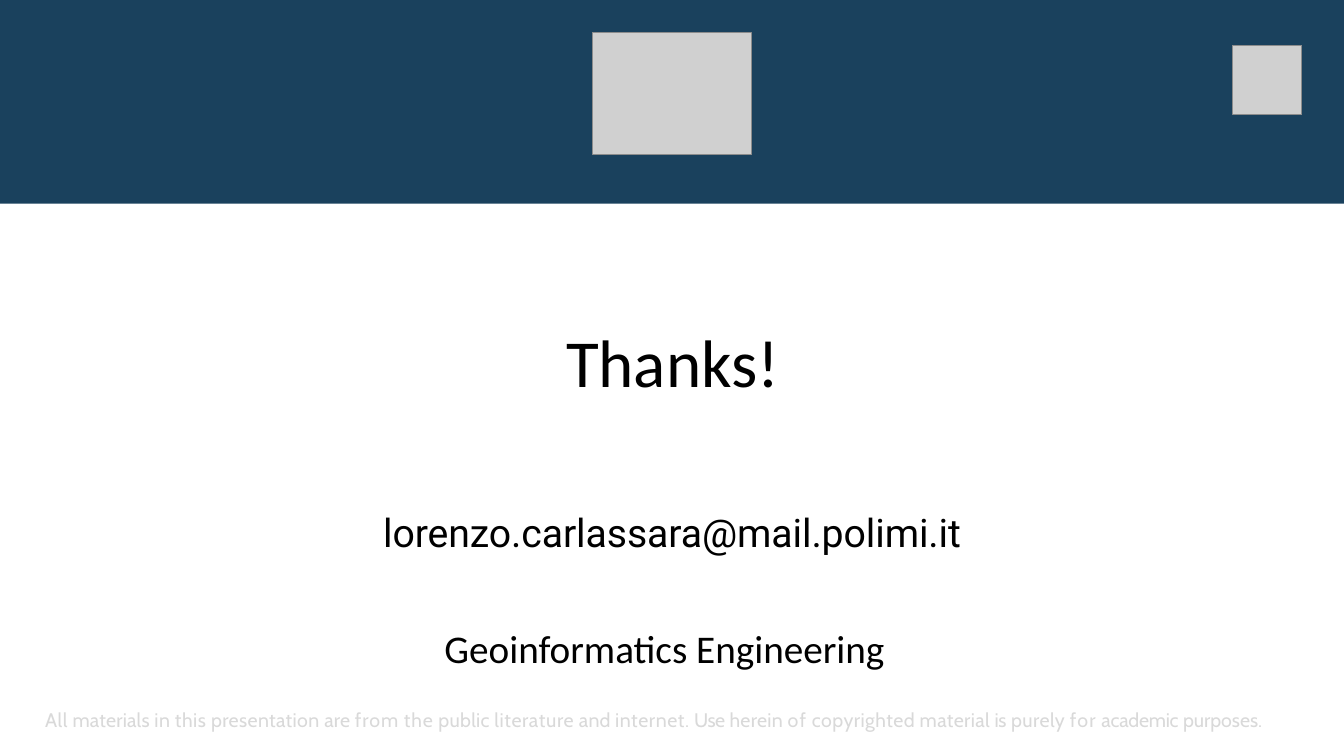
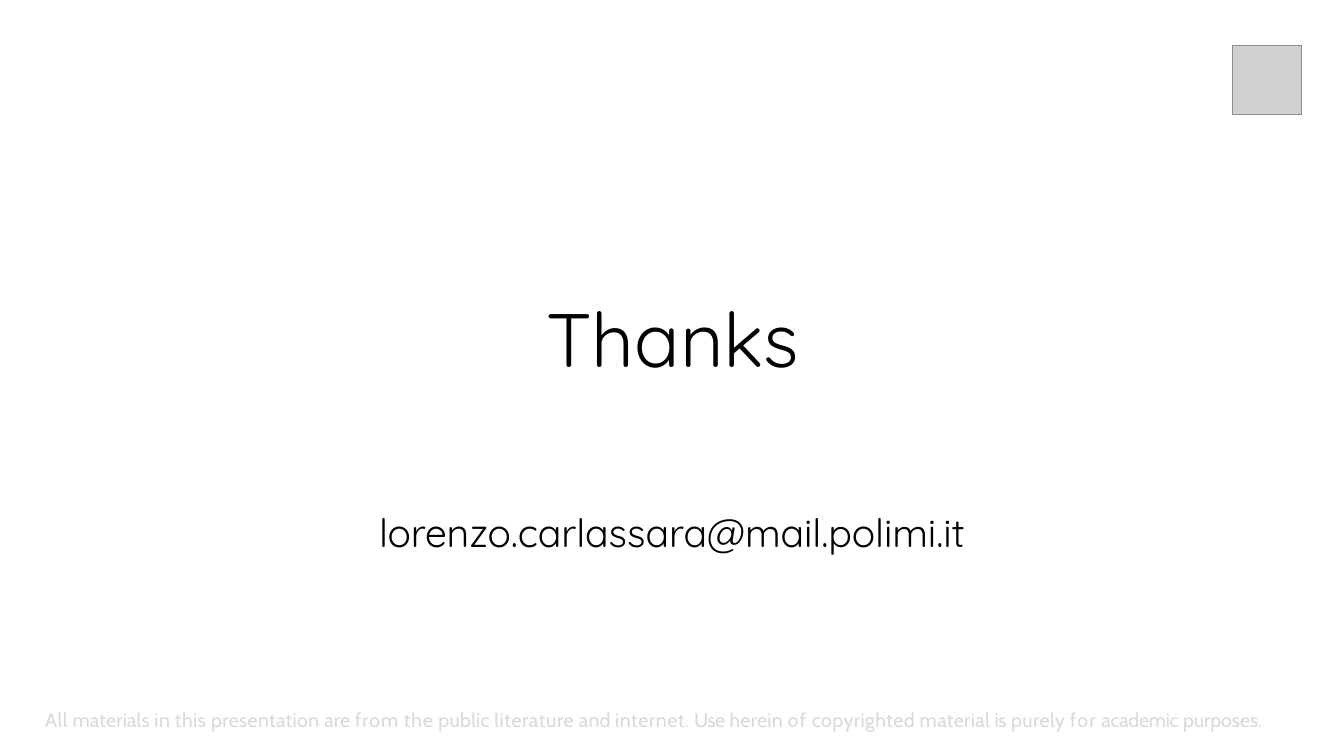
Before and after one commit to carls31/active-learning-virtual-SVM, a slide deck: slide 11 of presentation_CARLASSARA_10601118.pptx. Drawn at 1344x756 pixels with LibreOffice and Linux fonts; fonts in the diff are those of the drawing; grey boxes stand for pictures. Boxes give left, top, right and bottom in pixels: in the first picture for what was removed or moved away, otherwise in the second. Text is boxed around its words. In the diff, an @@ line names an element or a change of style, - is before the commit and + after.

```diff
--- a/presentation_CARLASSARA_10601118.pptx
+++ b/presentation_CARLASSARA_10601118.pptx
@@ freeform shape removed at (0, 0, 1344, 204) @@
@@ picture removed at (593, 33, 752, 155) @@
@@ title at (546, 311, 799, 368): text changed; size 48 to 54 pt; font Calibri to Quicksand @@
-Thanks!
+Thanks
@@ text "lorenzo.carlassara@mail.polimi.it" at (379, 518, 965, 555): font Roboto to Quicksand @@
@@ text removed at (444, 636, 884, 670) @@
-Geoinformatics Engineering
```
Also in this commit, not shown: 6 other slides changed, 4 slides added, 4 slides removed, 18 other files.
